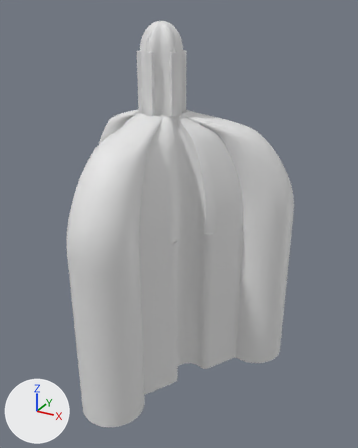
One commit to the glTF model models/grammar/grammar_39.glb: the scene before it, then after it.
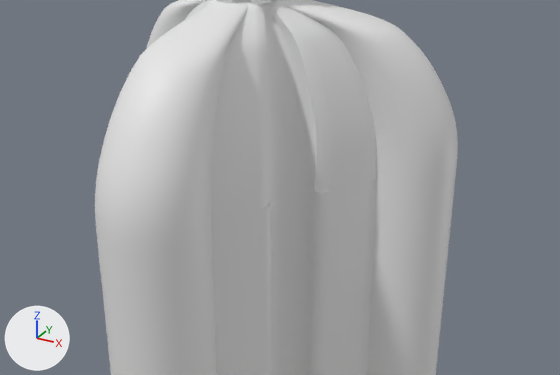
Old and new are each drawn whole from a 50 mm lens placed at (2.75, -4.33, 4.13), pointed at (0.3, 0.12, 1.91) and again close up on the part from 2% to 100% of the width and 25% to 78% of the height. Lighting does not change. The marker at lower left points along +X, +Y and +Z. The last two pictures show the newer version.

Names of what the first close-up shows: 'vault_0', 'walls' and 2 more.
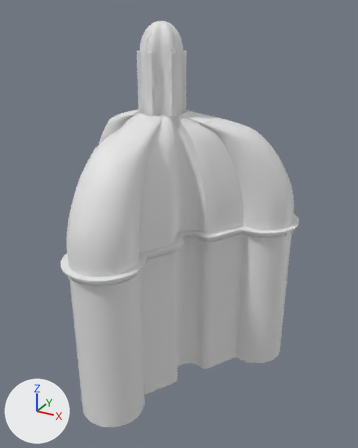
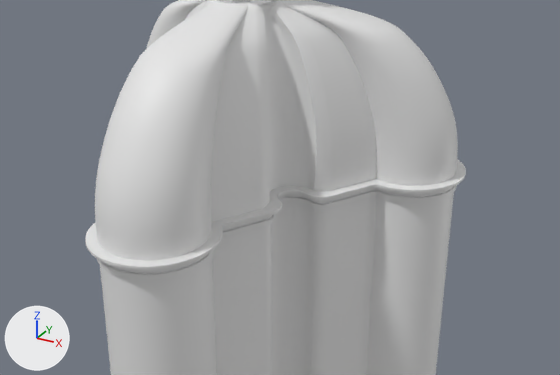
Changed parts and their boxes [x1, y1, x2, y2] in the close-ups (560 x 375 px):
```json
{"object": "cornice_out", "change": "added", "after": [85, 159, 466, 280]}
```

Edits to the scene script, one JSON object a line:
```json
{"op": "add", "block": "me_cornice_out", "code": ["me_cornice_out = bpy.data.meshes.new('cornice_out')", "me_cornice_out.from_pydata(...)  # 2880 vertices, 5760 faces; spans x -1.43..1.43, y -1.29..1.29, z 1.73..1.84"]}
{"op": "add", "block": "ob_cornice_out", "code": ["ob_cornice_out = bpy.data.objects.new('cornice_out', me_cornice_out)", "ob_cornice_out.location = (0.0, 0.0, 0.0)"]}
```
